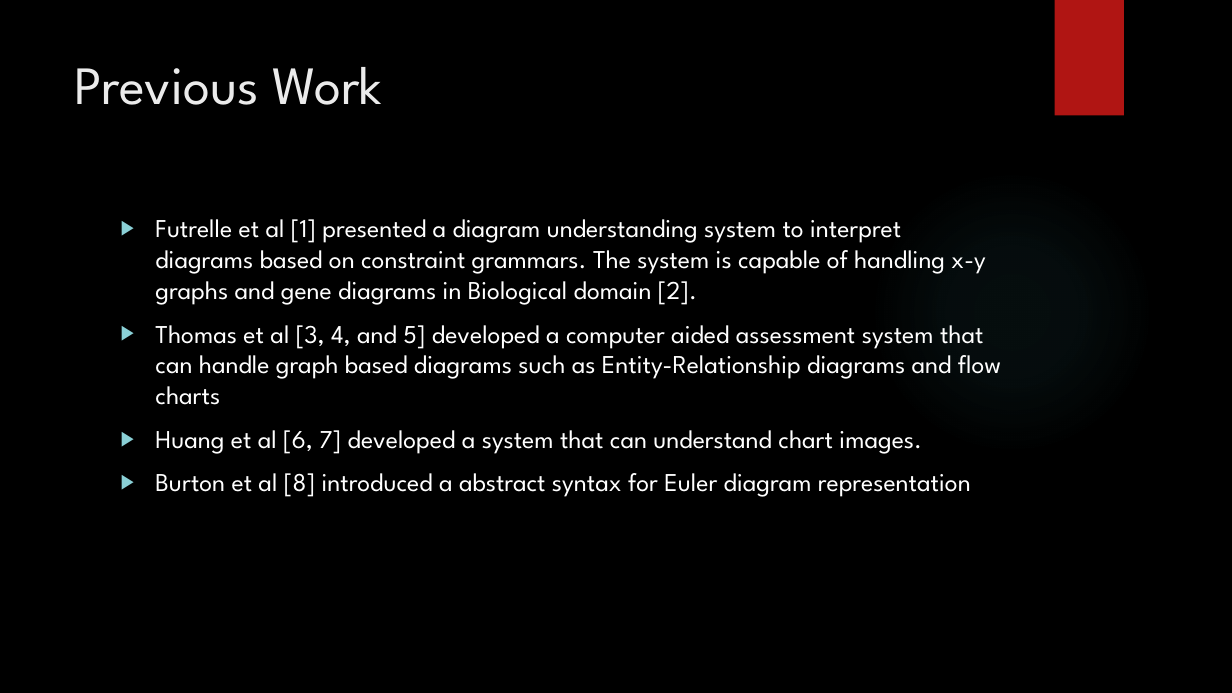
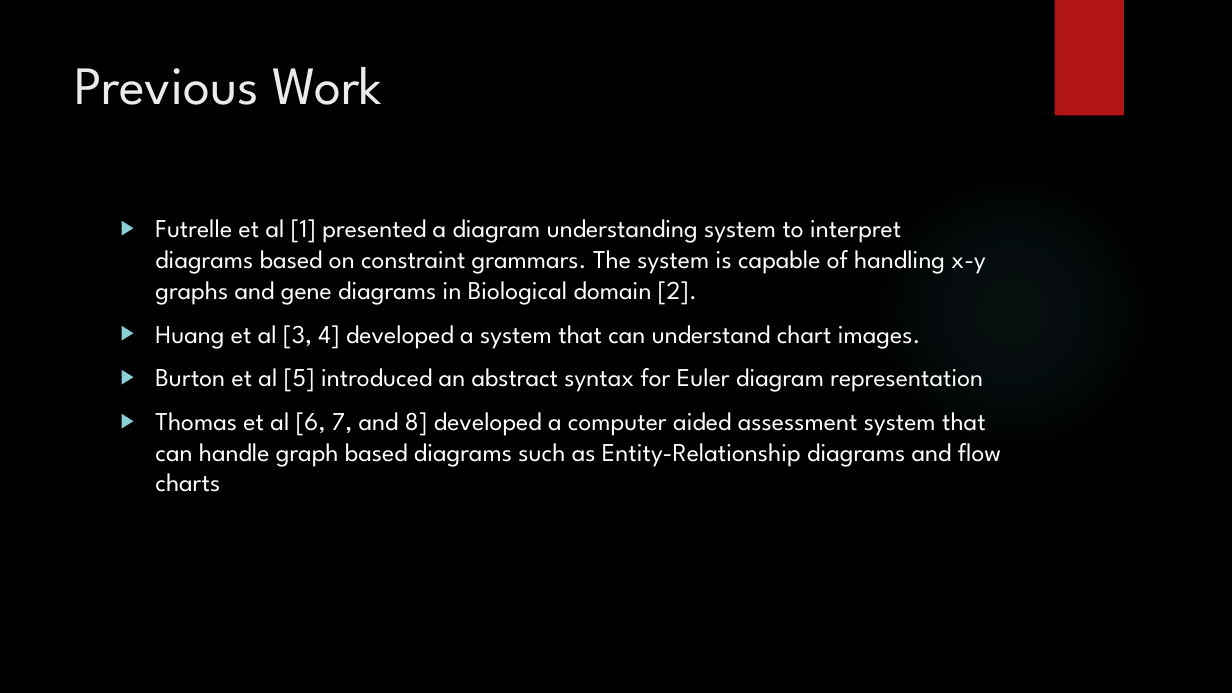
Before and after one commit to diunuge/Paper---Automatic-Assessment-of-Student-Answers-Consisting-of-Venn-and-Euler-Diagrams, a slide deck: slide 4 of paper - Computer Understanding of Venn & Euler Diagrams/conference presentation/ICTer Presentation.pptx. Drawn at 1232x693 pixels with LibreOffice and Linux fonts; fonts in the diff are those of the drawing; background and template pictures are left out. Boxes give left, top, right and bottom in pixels: in the first picture for what was removed or moved away, otherwise in the second. Text is boxed around its words. In the diff, an @@ line names an element or a change of style, - is before the commit and + after.

```diff
--- a/paper - Computer Understanding of Venn & Euler Diagrams/conference presentation/ICTer Presentation.pptx
+++ b/paper - Computer Understanding of Venn & Euler Diagrams/conference presentation/ICTer Presentation.pptx
@@ text at (155, 325, 1001, 492): text changed @@
-▶ Thomas et al [3, 4, and 5] developed a computer aided assessment system that can handle graph based diagrams such as Entity-Relationship diagrams and flow charts
-▶ Huang et al [6, 7] developed a system that can understand chart images.
-▶ Burton et al [8] introduced a abstract syntax for Euler diagram representation
+▶ Huang et al [3, 4] developed a system that can understand chart images.
+▶ Burton et al [5] introduced an abstract syntax for Euler diagram representation
+▶ Thomas et al [6, 7, and 8] developed a computer aided assessment system that can handle graph based diagrams such as Entity-Relationship diagrams and flow charts
```
Also in this commit, not shown: 13 other slides changed.
